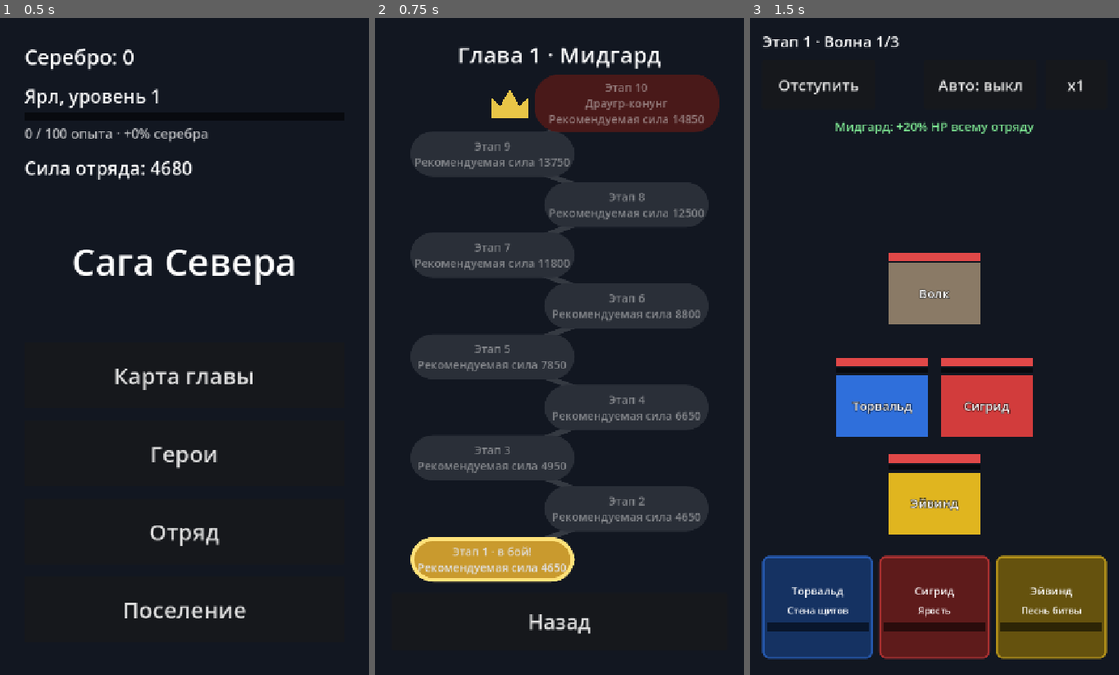
Above: before the commit, frames 1-3 (left to right).
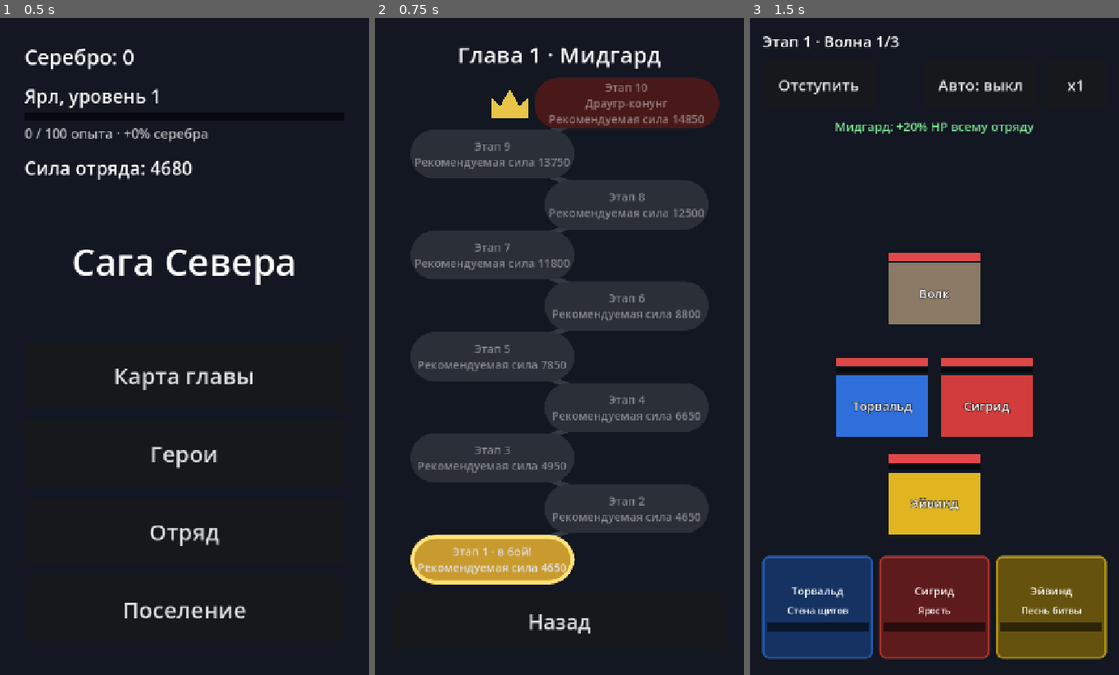
Above: after the commit, the same moments.

Repository: kozyrevdmit-create/saga-severa
Game: Godot game, scene res://scenes/main_menu.tscn
Two runs of this game, one before a commit and one after it. Both use one fixed random seed, a clock stepped at 60 frames per second and the inputs below.
Inputs:
- Up to frame 1 (0.5 s): no input
- Up to frame 2 (0.75 s): click "Карта главы" at 0.5 s
- Up to frame 3 (1.5 s): click "Этап 1 · в бой! Рекомендуемая…" at 1.25 s

Frame 1 is identical in both runs. In frame 2, 1.1% of the frame differs, in the area x 10-94%, y 8-87%; in frame 3, nothing differs.

Commit message:
M6 (Б): замечания Codex — симуляция с одним игроком, кнопки карты не ниже 96 px
- Таблицы 2–3 берут «человека»/«разумного», а если их нет в --players — первого выбранного
- Точки этапов на карте: высота 96 px (босс — 100)

Co-Authored-By: Claude Opus 5.5 <noreply@anthropic.com>

Diff:
--- a/scripts/ui/map_screen.gd
+++ b/scripts/ui/map_screen.gd
@@ -6,8 +6,8 @@
 const BATTLE_SCENE := "res://scenes/battle.tscn"
 const MAIN_MENU_SCENE := "res://scenes/main_menu.tscn"
 
-const NODE_SIZE := Vector2(320, 88)
-const BOSS_NODE_SIZE := Vector2(360, 112)
+const NODE_SIZE := Vector2(320, 96)  ## spec: buttons at least 96 px tall
+const BOSS_NODE_SIZE := Vector2(360, 100)
 const ZIGZAG := [0.3, 0.7]  ## node centre x as a share of the path width, alternating
 const CLEARED_COLOR := Color("#2f7d4a")
 const CURRENT_COLOR := Color("#c99a2e")
--- a/tools/balance_sim.gd
+++ b/tools/balance_sim.gd
@@ -23,7 +23,7 @@
 ## 2. Per stage: win rate at level 1 and at the levels the human player had when they first won it
 ##    (with the human's ultimates and without ultimates), the stage's recommended power (stages.json) and
 ##    the human's squad power at the first win. With --level=N all heroes are at level N instead.
-## 3. Average time for each hero's ultimate to charge (auto mode, sensible player's fights).
+## 3. Average time for each hero's ultimate to charge (the sensible player's fights, or the first --players one).
 ## 4. Offline income for a full absence on every stage, in first wins of the current stage.
 ## 5. (--sensitivity) The campaign again with all heroes' HP and attack and all stage silver rewards at −10% and +10%.
 ## 6. (--recommend) «Рекомендуемая сила» per stage: the squad power at which the human player wins
@@ -52,6 +52,9 @@
 var _last_stage := 0  ## campaigns stop after this stage
 var _policies: Array = ["human", "sensible"]
 var _human_delay := 0.0  ## balance.json → simulation.human_ultimate_delay_seconds
+## Whose fights tables 2 and 3 use: the human and the sensible player, or the first player chosen with --players.
+var _table2_policy := ""
+var _charges_policy := ""
 var _score_fights := 12  ## test fights per squad when the sensible player picks a level-up
 var _score_cache := {}  ## "stage|hero:level,..." -> score; test fights use fixed seeds, so a score never changes
 
@@ -102,6 +105,8 @@
 	_last_stage = until if until > 0 else data.stage_count()
 	_stall_seconds = float(data.balance["balance_check"]["stall_after_seconds"])
 	_human_delay = float(data.balance["simulation"]["human_ultimate_delay_seconds"])
+	_table2_policy = "human" if "human" in _policies else _policies[0]
+	_charges_policy = "sensible" if "sensible" in _policies else _policies[0]
 
 	if recommend:
 		_print_recommended()
@@ -163,21 +168,22 @@
 
 	# 2. Win rates per stage.
 	print("")
-	print("2. Победы по этапам (%d боёв на ячейку; ульты — как у человека)" % runs)
-	print("Сила человека — медиана силы отряда при первой победе; рек. сила — из stages.json (пересчёт: -- --recommend).")
-	print("Этап | ур.1: побед | уровни человека | побед | без ульт: побед | рек. сила | сила человека")
-	print("-----+-------------+-----------------+-------+-----------------+-----------+--------------")
+	var who: String = POLICY_NAMES[_table2_policy]
+	var table2_ults := _ults_of(_table2_policy)
+	print("2. Победы по этапам (%d боёв на ячейку; ульты — как у игрока «%s»)" % [runs, who])
+	print("Сила игрока — медиана силы отряда при первой победе; рек. сила — из stages.json (пересчёт: -- --recommend).")
+	print("Этап | ур.1: побед | уровни игрока «%s» | побед | без ульт: побед | рек. сила | сила игрока" % who)
 	for stage in range(1, data.stage_count() + 1):
 		var squad_base := _squad_for(stage, {}, 1)
-		var won_levels := _median_levels(results["human"], stage)
+		var won_levels := _median_levels(results[_table2_policy], stage)
 		if forced_level > 0:
 			won_levels = {}
 		var squad_leveled := _squad_for(stage, won_levels, forced_level if forced_level > 0 else 1)
-		var base := _win_rate(stage, squad_base, "human", runs)
-		var leveled := _win_rate(stage, squad_leveled, "human", runs)
+		var base := _win_rate(stage, squad_base, table2_ults, runs)
+		var leveled := _win_rate(stage, squad_leveled, table2_ults, runs)
 		var no_ults := _win_rate(stage, squad_leveled, "none", runs)
-		print("%4d | %10d%% | %15s | %4d%% | %14d%% | %9d | %12s" % [stage, base, _levels_text(squad_leveled), leveled, no_ults,
-				data.recommended_power(stage), _median_power(results["human"], stage)])
+		print("%4d | %10d%% | %15s | %4d%% | %14d%% | %9d | %10s" % [stage, base, _levels_text(squad_leveled), leveled, no_ults,
+				data.recommended_power(stage), _median_power(results[_table2_policy], stage)])
 
 	# 3. Ultimate charge times. Heroes that never fought in the campaigns (e.g. waiting outside a full squad)
 	# are measured by swapping them in for the squad hero of the same class.
@@ -185,7 +191,7 @@
 		if _charges.has(hero["id"]):
 			continue
 		for stage in range(1, data.stage_count() + 1):
-			var squad := _squad_for(stage + 1, _median_levels(results["sensible"], stage), 1)
+			var squad := _squad_for(stage + 1, _median_levels(results[_charges_policy], stage), 1)
 			var level: int = squad.map(func(m): return m["level"]).max()
 			for member in squad:
 				if data.get_hero(member["id"])["class"] == hero["class"]:
@@ -195,7 +201,7 @@
 			for run in maxi(1, runs / 10):
 				_fight(stage, squad, true, "check", "")
 	print("")
-	print("3. Зарядка ульт (среднее время от нуля до готовности в боях разумного игрока):")
+	print("3. Зарядка ульт (среднее время от нуля до готовности в боях игрока «%s»):" % POLICY_NAMES[_charges_policy])
 	for hero in data.heroes["heroes"]:
 		var entry: Array = _charges.get(hero["id"], [0.0, 0])
 		if entry[1] > 0:
@@ -340,7 +346,7 @@
 		var record := {"stage": stage, "stuck": false}
 		while true:
 			_spend(progress, policy, stage)
-			var fight := _fight(stage, progress.squad(data), policy == "sensible", "campaign", policy)
+			var fight := _fight(stage, progress.squad(data), policy == _charges_policy, "campaign", policy)
 			fights += 1
 			battle_time += fight["time"]
 			if fight["victory"]:
@@ -357,7 +363,7 @@
 			replays += 1
 			if stage > 1:
 				_spend(progress, policy, stage)
-				var replay := _fight(stage - 1, progress.squad(data), policy == "sensible", "campaign", policy)
+				var replay := _fight(stage - 1, progress.squad(data), policy == _charges_policy, "campaign", policy)
 				fights += 1
 				battle_time += replay["time"]
 				if replay["victory"]:
@@ -488,6 +494,11 @@
 		battle.step()
 		if ults == "human":
 			_human_step(battle, ready_since)
+
+
+## How a player uses ultimates: "human" — with a delay (see _human_step), everyone else — «Авто».
+func _ults_of(policy: String) -> String:
+	return "human" if policy == "human" else "auto"
 
 
 ## The human player taps an ultimate card human_ultimate_delay_seconds of battle time after the ultimate is ready.
